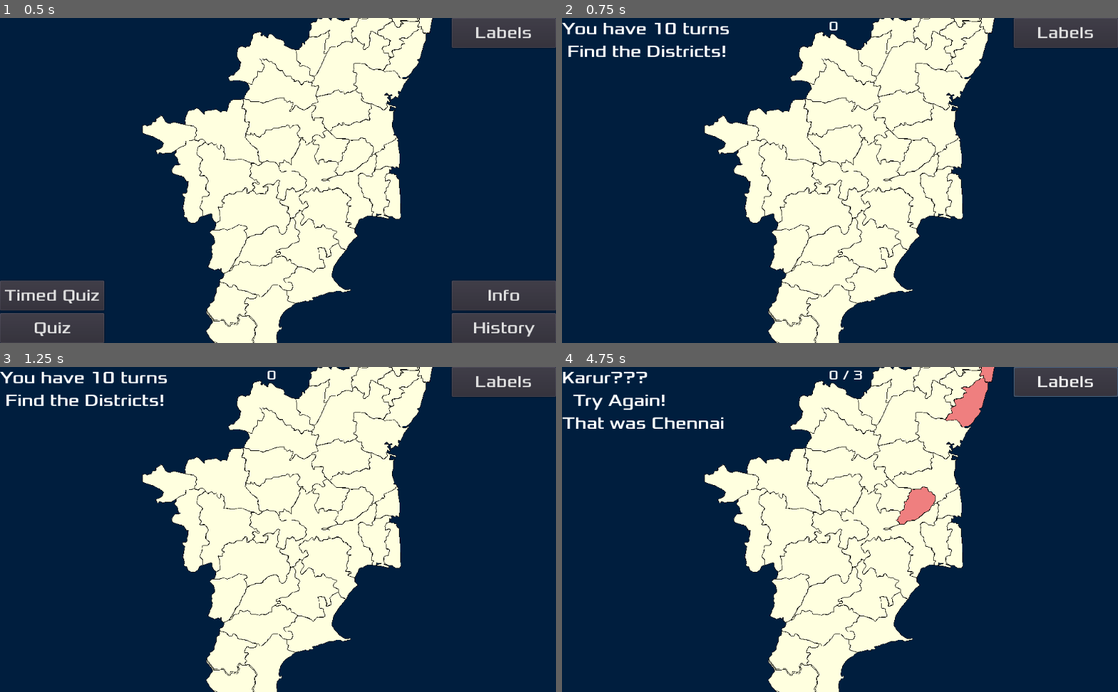
Above: before the commit, frames 1-4 (two rows, left to right).
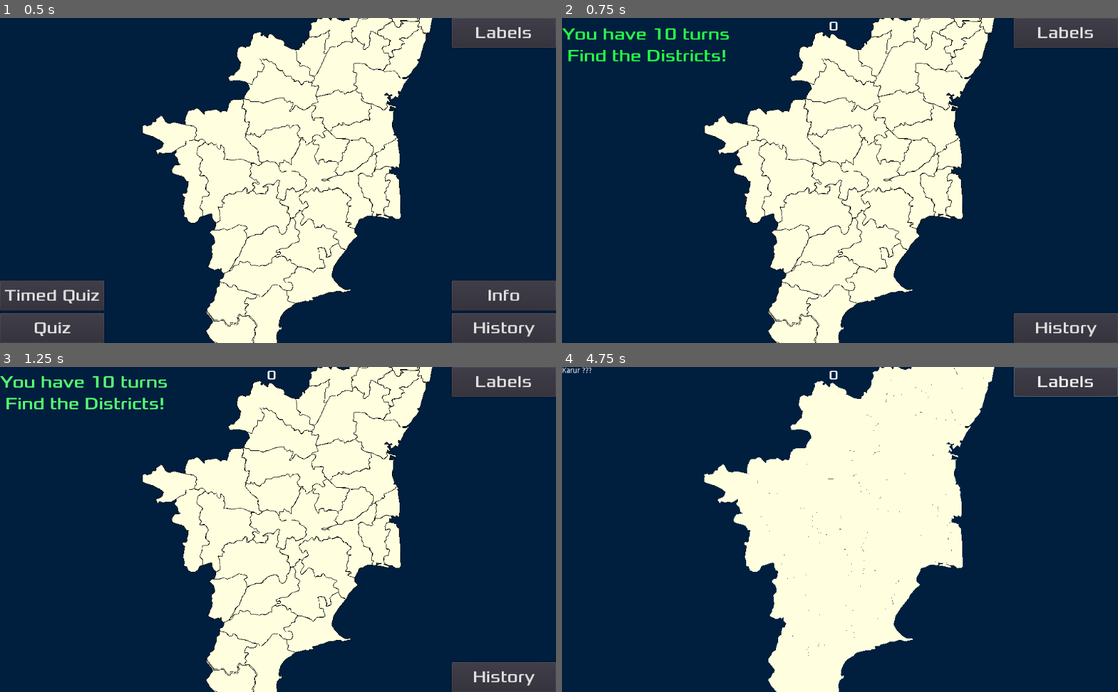
Above: after the commit, the same moments.

Repository: sharun-s/godot-tn
Game: Godot game, scene res://Node2D.tscn
Two runs of this game, one before a commit and one after it. Both use one fixed random seed, a clock stepped at 60 frames per second and the inputs below.
Inputs (mouse positions are in pixels of both pictures, inside the frame that each line leads up to):
- Up to frame 1 (0.5 s): no input
- Up to frame 2 (0.75 s): click "Quiz" at 0.5 s
- Up to frame 3 (1.25 s): no input
- Up to frame 4 (4.75 s): click (1067, 675) at 1.25 s, where only the run after the commit has a clickable "History"; click "Labels" at 2 s; tap Enter at 2.75 s; drag from (917, 506) to (967, 402) at 2.77 s; drag from (967, 402) to (917, 506) at 3.52 s; move the mouse to (990, 367) at 4.27 s; hold Right (ui_right) from 4.28 s (still down); tap Backspace at 4.35 s; click (990, 367) at 4.42 s

Frame 1 is identical in both runs. In frame 2, 3.2% of the frame differs, in the area x 0-100%, y 1-100%; in frame 3, 3.1%; in frame 4, 4.6%, in the area x 0-78%, y 0-100%.
Error after the commit: Invalid call. Nonexistent function 'start' in base 'Nil'. (res://TN.gd:752)

Commit message:
Switched Message from Label to RichText so bbcodes and richtexteffects can be used Added pulse.gd richtexteffect bugfix:since gopal velocity is global must be reset everyframe to 0 from keyboard based input to work

Diff:
--- a/InfoCenter.gd
+++ b/InfoCenter.gd
@@ -38,6 +38,8 @@
 			"Thanjavur dolls popularly known as Thalaiyatti Bommai are made of clay which is found along the river Cauvery"
 		],
 		Madurai=[
+			'The Meenakshi Amman Temple is one of the largest temple complexes in the state with 14 Gopurams (Gateway Towers), 33000 scupltures, a thousand pillared hall, tank legend, parrots...',
+			'Many areas well known for conducting the Jallikattu (bull taming) ceremony during the Pongal (harvest festival) season',
 			'Jasmine (Madurai Malli)'
 		],
 		Tirunelveli=["Halwa"],
@@ -65,7 +67,8 @@
 		],
 		Virudhunagar=[
 			"K. Kamaraj was from here. He was TN CM from 54-63, and Indian National Congress President after Jawaharlal Nehru's death. He made education free for the poor having had to drop out of school at age 11 to support his family",
-			'Sivakasi Fireworks'
+			'Sivakasi Fireworks',
+			'The 192 ft Gopuram of the Srivilliputhur Temple built here, dedicated to Andal the only female among the poet saints of south india, is the symbol of the Tamil Nadu Govt'
 		],
 		Vellore=[
 			"Top exporter of finished Leather goods in the country",
@@ -78,9 +81,10 @@
 		Mayiladithurai=[ 'Ancient Port town of Poombuhar where the Kaveri meets the sea '],
 		Tiruppur=["Textile export hub"],
 		Tirupathur=['Surrounded by the Javadhu and Yelagiri Hills known for rivers, waterfalls and sandal wood trees', 'Ambur Biriyani'],
-		Tiruchirapalli=['Rockfort Temple'],
+		Tiruchirapalli=['The Srirangam temple complex covers 156 acres making it the largest templex complex in the country. Famous for festivals conducted throughout the year',
+		'Rockfort Temple'],
 		Pudukottai=['Was a independent princely state ruled by the Thondaimans since the 17th century'],
-		Tenkasi=['Old Courtallam Falls'],
+		Tenkasi=['Old Courtallam Falls', 'Thirukutralam'],
 		Perumbalur=['Leads the state in Small Onion production'],
 		Ariyalur=['prehistoric fossils','Gangaikondacholapuram'],
 		Ranipet=['Ceramics'],
@@ -89,7 +93,7 @@
 		Cuddalore=['Koodalur means confluence in Tamil. It is the place where the Pennaiyar, Kedilam, Paravanar and Uppanaar rivers join',
 		'Ports, Beaches, fishing villages','Was known as Naadu Nadu or the middle kingdom betweene Cholas in the South and the Pallavas in the North',
 		"Fort St David in Cuddalore was one of the main British trading posts controling their activities in South India in the early 1700. So Cuddalore became the site of multiple wars with the French based 25kms North in Pondicherry",
-		"Silver Beach is one of the longest beaches found on the Coromandel Coast. 2700 people lost their life here during the 2004 Tsunami"],
+		"Silver Beach is one of the longest beaches found on the Coromandel Coast. 2700 people lost their life here during the 2004 Tsunami", 'Chidambaram temple','Pichawaram Mangrove forests'],
 		Dindigul=['Famous Kodaikanal hill station'],
 		Dharmapuri=["Hogenakkal"],
 		Nagapattinam=['Velankanni festival', 'Was hit by the 2004 Tsunami 6000 lives lost', 'Danish Fort' ],
--- a/Node2D.tscn
+++ b/Node2D.tscn
@@ -1,9 +1,10 @@
-[gd_scene load_steps=11 format=2]
+[gd_scene load_steps=13 format=2]
 
 [ext_resource path="res://TN.gd" type="Script" id=1]
 [ext_resource path="res://Camera2D.gd" type="Script" id=2]
 [ext_resource path="res://Xolonium-Regular.ttf" type="DynamicFontData" id=3]
 [ext_resource path="res://InfoCenter.tscn" type="PackedScene" id=4]
+[ext_resource path="res://pulse.gd" type="Script" id=5]
 [ext_resource path="res://Player.tscn" type="PackedScene" id=6]
 
 [sub_resource type="DynamicFont" id=1]
@@ -14,15 +15,18 @@
 size = 32
 font_data = ExtResource( 3 )
 
-[sub_resource type="DynamicFont" id=3]
+[sub_resource type="RichTextEffect" id=3]
+script = ExtResource( 5 )
+
+[sub_resource type="DynamicFont" id=4]
 size = 30
 font_data = ExtResource( 3 )
 
-[sub_resource type="DynamicFont" id=4]
+[sub_resource type="DynamicFont" id=5]
 size = 24
 font_data = ExtResource( 3 )
 
-[sub_resource type="DynamicFont" id=5]
+[sub_resource type="DynamicFont" id=6]
 size = 32
 font_data = ExtResource( 3 )
 
@@ -47,8 +51,14 @@
 
 [node name="HUD" type="CanvasLayer" parent="."]
 
-[node name="Message" type="Label" parent="HUD"]
-custom_fonts/font = SubResource( 2 )
+[node name="Message" type="RichTextLabel" parent="HUD"]
+anchor_bottom = 1.0
+rect_min_size = Vector2( 400, 0 )
+size_flags_horizontal = 3
+custom_fonts/normal_font = SubResource( 2 )
+bbcode_enabled = true
+scroll_active = false
+custom_effects = [ SubResource( 3 ) ]
 __meta__ = {
 "_edit_use_anchors_": false
 }
@@ -195,6 +205,7 @@
 [node name="QuizTimer" type="Timer" parent="."]
 
 [node name="Gopal" parent="." instance=ExtResource( 6 )]
+visible = false
 scale = Vector2( 1.4, 1.4 )
 
 [connection signal="ready" from="." to="." method="_on_TN_ready"]
--- a/Player.gd
+++ b/Player.gd
@@ -4,7 +4,7 @@
 # Declare member variables here. Examples:
 export var speed = 400
 var screen_size
-export var velocity:=Vector2()
+export var velocity:=Vector2(0,0)
 export var initiated_by_code:=false
 
 func _ready():
@@ -40,12 +40,15 @@
 		$AnimatedSprite.animation = "up"
 		$AnimatedSprite.flip_v = velocity.y > 0
 
+	if not initiated_by_code:
+		velocity=Vector2(0, 0)
+
 #func _on_Player_body_entered(body):
 #	hide()#pass # Replace with function body.
 #	emit_signal("hit")
 #	$CollisionShape2D.set_deferred("disabled",true)
 
-func start(pos):
+func place_at(pos):
 	position = pos
 	show()
 	$CollisionShape2D.disabled = false
--- a/Player.tscn
+++ b/Player.tscn
@@ -32,7 +32,7 @@
 [node name="AnimatedSprite" type="AnimatedSprite" parent="."]
 scale = Vector2( 0.5, 0.5 )
 frames = SubResource( 1 )
-animation = "up"
+animation = "walk"
 
 [node name="CollisionShape2D" type="CollisionShape2D" parent="."]
 position = Vector2( 0, -8 )
--- a/TN.gd
+++ b/TN.gd
@@ -145,7 +145,7 @@
 	#shore.shader=load("res://shore.shader")
 	rng.randomize()
 	add_child(tw)
-	add_child(walkpath)
+	#add_child(walkpath)
 	VisualServer.set_default_clear_color('001f3f')#Color("ff222222"))
 	for district in d.keys():
 		var a2d=Area2D.new()
@@ -347,7 +347,7 @@
 			$Label.text=district
 			var gpos=get_node(district).position
 			$Label.rect_global_position =gpos
-			timed_msg("Correct!", 1, 2)
+			timed_msg("[color=#"+selected_color_right.to_html(false)+"]Correct![/color]", 1, 2)
 			yield($Timer, "timeout")
 			if attempts < turns:
 				new_challenge()
@@ -355,13 +355,16 @@
 			attempts+=1
 			$HUD/Score.text=str(score)+' / '+str(attempts)
 			get_node(district).get_child(0).color=selected_color_wrong
-			$HUD/Message.text=challenge+"???\n  Try Again!\nThat was "+district
+			$HUD/Message.bbcode_text=challenge+"???\n  [color=#ee2211]Try Again![/color]\nThat was "+district
 		if attempts==turns:
 			if timedquiz:
 				$QuizTimer.stop()
-				timed_msg('Not bad! \nYou scored '+str(score)+' / '+str(turns)+'\n Taking '+str(seconds)+' seconds',2, 8, Color.orangered)
+				#TODO perf optimize pulse
+				#timed_msg('[color=#ffcc99][pulse color=#ffcc33 freq=10]Not bad! \nYou scored '+str(score)+' / '+str(turns)+'\n Taking '+str(seconds)+' seconds[/pulse][/color]',2, 8, Color.orangered)
+				timed_msg('[color=#'+Color.orangered.to_html(false) +']Not bad! \nYou scored '+str(score)+' / '+str(turns)+'\n Taking '+str(seconds)+' seconds[/color]',2.5)
 			else:
-				timed_msg('Not bad! \nYou scored '+str(score)+' / '+str(turns),2, 8, Color.orangered)
+				#timed_msg('[pulse freq=5][color=#ffcc55]Not bad! \nYou scored '+str(score)+' / '+str(turns)+'[/color][/pulse]',2, 8, Color.orangered)
+				timed_msg('Not bad! \nYou scored '+str(score)+' / '+str(turns),2.5)
 			yield($Timer, "timeout")
 			challenges_completed.clear()
 			game_over()
@@ -418,6 +421,7 @@
 		get_node(district).get_child(0).color=deselect_color
 var cache={}
 func _draw():
+	#history
 	if game_in_progress==2 and clear_borders==false:
 #		var drawuptil=0
 #		for i in current_year-1:
@@ -457,7 +461,7 @@
 	reset()
 	game_in_progress=1
 	$HUD/Score.text=str(score)
-	timed_msg("You have 10 turns\n Find the Districts!",1)
+	timed_msg("[pulse color=#22ff44 height=-10 freq=10]You have 10 turns\n Find the Districts![/pulse]",2)
 	yield($Timer,"timeout")
 	timedquiz=false
 	new_challenge()
@@ -472,7 +476,7 @@
 		else:
 			challenges_completed.append(challenge)
 			break
-	$HUD/Message.text=challenge+" ???"
+	$HUD/Message.bbcode_text=challenge+" ???"
 
 func game_over():
 	deselect()
@@ -480,7 +484,7 @@
 	#walkpath.clear_points()
 	$HUD/Score.text=''
 	$HUD/Clock.text=''
-	$HUD/Message.text=''
+	$HUD/Message.bbcode_text=''
 	$Label.text=''
 	$HUD/Quiz.show()
 	$HUD/Timed.show()
@@ -488,6 +492,7 @@
 	$HUD/Info.show()
 	$Camera2D.position=get_node('Karur').position
 	#show_compass()
+	$Gopal.show()
 	game_in_progress=0
 	update() # redraw borders
 	#var tree=get_tree()
@@ -508,17 +513,18 @@
 	dx.modulate=Color(1.0, 1.0, 1.0)
 	dx.color=color
 
-func timed_msg(msg, showafter, blink:=0, blinkcolor:=Color.green):
-	$Timer.wait_time=showafter
+func timed_msg(msg, period, blink:=0, blinkcolor:=Color.green):
+	$HUD/Message.bbcode_text=msg
+	$Timer.wait_time=period
 	$Timer.start()
-	$HUD/Message.modulate= Color(1.0, 1.0, 1.0)
-	$HUD/Message.text=msg
-	if blink:
-		for i in blink:
-			$HUD/Message.modulate = blinkcolor
-			yield(get_tree(), "idle_frame")
-			$HUD/Message.modulate= Color(1.0, 1.0, 1.0)
-			yield(get_tree(), "idle_frame")
+#	$HUD/Message.modulate= Color(1.0, 1.0, 1.0)
+#	$HUD/Message.text=msg
+#	if blink:
+#		for i in blink:
+#			$HUD/Message.modulate = blinkcolor
+#			yield(get_tree(), "idle_frame")
+#			$HUD/Message.modulate= Color(1.0, 1.0, 1.0)
+#			yield(get_tree(), "idle_frame")
 
 #func process(_delta):
 #	walkpath.show()
@@ -535,15 +541,18 @@
 		border_color=Color.transparent
 		update()
 
-func reset(game_num:=100):
+func reset():
 	score=0
 	attempts=0
+	$Gopal.hide()
 	$HUD/Quiz.hide()
 	$HUD/Timed.hide()
 	$HUD/Info.hide()
-	if game_num!=2:
-		$HUD/Learn.hide()
-	else:
+	#since the learn button is used to show years
+	#if game_num!=2:
+	#	$HUD/Learn.hide()
+	#else:
+	if game_in_progress==2:
 		borders(false)
 	#hide_compass()
 	if selected_district!='':
@@ -609,7 +618,7 @@
 				visited.append(n.name)
 				break
 		timed_msg('Districts visited\n'+str(len(visited))+' out of '+str(len(d)),1 )
-		yield($Timer, "timeout")
+		#yield($Timer, "timeout")
 		if(i.name == current):
 			current=visited[-2]
 		if(i.name == current):
@@ -700,29 +709,40 @@
 var clear_borders:=false
 
 func add_to_dist_timeline(names):
-	for s in range(0, names.size(),2):
+	if names.size()==2:
+		$HUD/Message.append_bbcode(' '+names[0]+' '+names[1])
+		return
+	if names.size()==3:
+		$HUD/Message.append_bbcode(' '+names[0]+' '+names[1]+'\n        '+names[2])
+		return
+	$HUD/Message.append_bbcode(' '+names[0]+' '+names[1]+'\n')
+	for s in range(2, names.size(),2):
 		if s+1 < names.size():
-			if s+1 == names.size() -1:
-				$HUD/Message.text=$HUD/Message.text+'    '+names[s]+' '+names[s+1]
-			else:
-				$HUD/Message.text=$HUD/Message.text+'      '+names[s]+' '+names[s+1]+'\n'
+#			if s+1 == names.size() -1:
+#				#final line
+##				$HUD/Message.text=$HUD/Message.text+'    '+names[s]+' '+names[s+1]
+#				$HUD/Message.append_bbcode(' '+names[s]+' '+names[s+1])
+#			else:
+#				$HUD/Message.text=$HUD/Message.text+'      '+names[s]+' '+names[s+1]+'\n'
+				$HUD/Message.append_bbcode('         '+names[s]+' '+names[s+1]+'\n')
 		else:
-			$HUD/Message.text=$HUD/Message.text+'      '+names[s]
+#			$HUD/Message.text=$HUD/Message.text+'      '+names[s]
+			$HUD/Message.append_bbcode('         '+names[s])
 
 func _on_Learn_toggled():
-	#print('STEP ***********', get_tree().get_node_count())
+	$HUD/Learn.hide()
 	var old
 	var newlist
 	while true:
 		if game_in_progress!=2:
 			game_in_progress=2
-			reset(2)
-			$HUD/Message.set("custom_fonts/font/size",14)
+			reset()
+			$HUD/Message.set("custom_fonts/normal_font/size",14)
 			add_historic_districts(years[current_year], dhistory[0])
 			# using karur as proxy center
 			old=[{node=get_node('Karur'),loc=get_node('Karur').position}] #d['Karur']}]
 			newlist=[]
-			$HUD/Message.text=years[current_year]
+			$HUD/Message.bbcode_text='[color=yellow]'+years[current_year]+'[/color]'
 			var names=[]
 			for n in get_tree().get_nodes_in_group(years[current_year]):
 				if n is Polygon2D:
@@ -743,8 +763,9 @@
 				get_tree().call_group(years[i],"queue_free")
 				current_year=0
 				get_tree().call_group('1956',"hide")
-				$HUD/Learn.text='History'
+				#$HUD/Learn.text='History'
 			game_over()
+			$HUD/Message.set("custom_fonts/normal_font/size",32)
 			#print('after queue free ***********', get_tree().get_node_count())
 			return
 		#get_tree().set_group(years[current_year-1],"modulate",Color(0.0,0.0,0.0))
@@ -753,7 +774,8 @@
 		var key=dhistory[current_year].keys()[0]
 		old=[{node=get_node(key+'history'), loc=get_node(name(get_node(key+'history'))).position}]#get_node(name(key)).position}] #get_node(key).position}]
 		add_historic_districts(years[current_year], dhistory[current_year])
-		$HUD/Message.text=$HUD/Message.text+'\n'+years[current_year]
+#		$HUD/Message.text=$HUD/Message.text+'\n'+years[current_year]
+		$HUD/Message.append_bbcode('\n[color=yellow]'+years[current_year]+'[/color]')
 		var names=[]
 		for n in get_tree().get_nodes_in_group(years[current_year]):
 			if n is Polygon2D:
@@ -764,9 +786,10 @@
 		yield(district_animator, "move_complete")
 		add_to_dist_timeline(names)
 		borders(true)
-		$HUD/Learn.text=years[current_year]
+		#$HUD/Learn.text=years[current_year]
 		get_tree().call_group(years[current_year],"show")
 		current_year=current_year+1
+	$HUD/Message.set("custom_fonts/normal_font/size",32)
 
 var seconds:=0
 var timedquiz:=false
@@ -782,7 +805,7 @@
 	reset()
 	game_in_progress=1
 	$HUD/Score.text=str(score)
-	timed_msg("You have 10 turns\n Find the Districts!",1)
+	timed_msg("[pulse color=#44dd22 height=-15 freq=5]You have 10 turns\n Find the Districts![/pulse]",2)
 	yield($Timer,"timeout")
 	new_challenge()
 	timedquiz=true
--- a/project.godot
+++ b/project.godot
@@ -8,11 +8,21 @@
 
 config_version=4
 
+_global_script_classes=[ {
+"base": "RichTextEffect",
+"class": "RichTextPulse",
+"language": "GDScript",
+"path": "res://pulse.gd"
+} ]
+_global_script_class_icons={
+"RichTextPulse": ""
+}
+
 [application]
 
 config/name="tn"
 run/main_scene="res://Node2D.tscn"
-boot_splash/image="res://tn-icon.png"
+boot_splash/image="res://tn-icon-centered.png"
 boot_splash/fullsize=false
 boot_splash/bg_color=Color( 0, 0.121569, 0.247059, 1 )
 config/icon="res://tn-icon-centered.png"
--- /dev/null
+++ b/pulse.gd
@@ -0,0 +1,21 @@
+tool
+extends RichTextEffect
+class_name RichTextPulse
+
+# Syntax: [pulse color=#00FFAA height=0.0 freq=2.0][/pulse]
+
+# Define the tag name.
+var bbcode = "pulse"
+
+func _process_custom_fx(char_fx):
+	# Get parameters, or use the provided default value if missing.
+	var color = char_fx.env.get("color", char_fx.color)
+	var height = char_fx.env.get("height", 0.0)
+	var freq = char_fx.env.get("freq", 2.0)
+
+	var sined_time = (sin(char_fx.elapsed_time * freq) + 1.0) / 2.0
+	var y_off = sined_time * height
+	#color.a = 1.0
+	char_fx.color = char_fx.color.linear_interpolate(color, sined_time)
+	char_fx.offset = Vector2(0, -1) * y_off
+	return true
Not shown: 11 places in Node2D.tscn that only renumber resources
